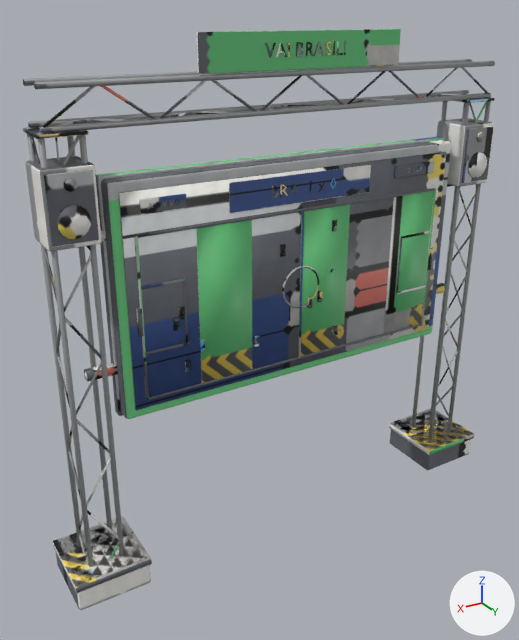
The FBX model unity/CheckoutSimulator/Assets/Resources/EventProps2/Jogo_BigScreen.fbx: old version first, new version second.
Both versions are drawn from a camera (50 mm lens) standing at (3.6, 5.42, 5.0) and looking at (0.3, -0.09, 2.24). The lights are fixed; the arrows at lower right show +X, +Y and +Z. The first picture is the older version. Where no turn or scale is listed for an object, it has been applied to the vertices. Vertices at exactly the same position are counted once.

Names of what the first picture shows: 'Jogo_BigScreen'.
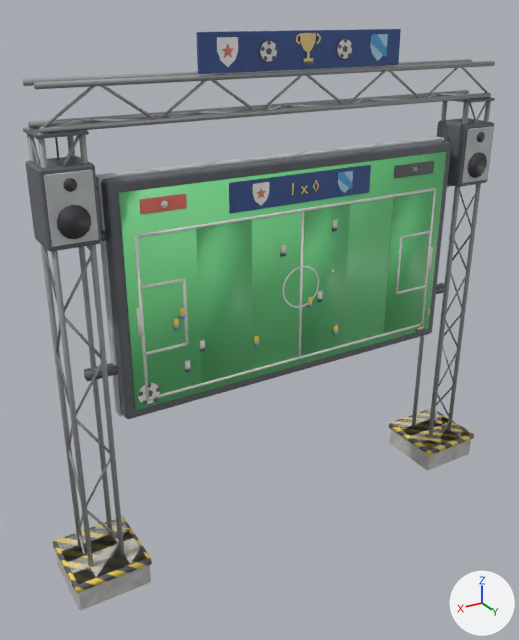
Changed parts and their boxes (x1, y1, x2, y2) in the pictures (519 x 640 px; the box of a moved part takes in the faces that stretch with it):
part 1 of me_cylinder_498, moved or reshaped: before (330, 178, 336, 189); after (313, 180, 319, 191)
part 2 of me_cylinder_498, moved or reshaped: before (318, 183, 325, 192); after (301, 185, 308, 194)
part 3 of me_cylinder_498, added: after (259, 40, 277, 62)
part 4 of me_cylinder_498, added: after (260, 41, 277, 62)
part 5 of me_cylinder_498, added: after (337, 39, 352, 59)
part 6 of me_cylinder_498, added: after (138, 383, 160, 404)
part 7 of me_cylinder_498, deleted: before (148, 41, 410, 209)
part 8 of me_cylinder_498, built on: before (162, 42, 325, 206); after (159, 33, 388, 208)
part 9 of me_cylinder_498, added: after (416, 309, 430, 332)
part 10 of me_cylinder_498, moved or reshaped: before (280, 183, 298, 197); after (253, 171, 353, 205)
part 11 of me_cylinder_498, surface changed: (23, 29, 495, 610) in both

The change, as a diff of the scene's bpy script:
```diff
--- a/unity/CheckoutSimulator/Assets/Resources/EventProps2/Jogo_BigScreen.fbx.py
+++ b/unity/CheckoutSimulator/Assets/Resources/EventProps2/Jogo_BigScreen.fbx.py
@@ me_cylinder_498 @@
 # used by ob_jogo_bigscreen; location = (0.0, 0.0, 0.0)
-me_cylinder_498.from_pydata(...)  # 2033 vertices, 1894 faces; spans x -2.46..2.46, y -0.36..0.36, z -0.01..4.85
+me_cylinder_498.from_pydata(...)  # 2615 vertices, 2560 faces; spans x -2.46..2.46, y -0.36..0.36, z -0.01..4.85
+# me_cylinder_498 part 1: the loose piece of 8 vertices spanning x -0.35..-0.28, y 0.2, z 3.5..3.61 is moved by (0.19, 0.0, 0.0)
+# me_cylinder_498 part 2: the loose piece of 12 vertices spanning x -0.23..-0.15, y 0.2, z 3.5..3.57 is moved by (0.19, 0.0, 0.0)
+# me_cylinder_498 part 3: a new loose piece, a 24-sided cylinder along y spanning x 0.295..0.465, y 0.188..0.192, z 4.615..4.785, in mat_jogo_bigscreen_mat (picture img_jogo_bigscreen_basecolor_png)
+# me_cylinder_498 part 4: a new loose piece, a 24-sided cylinder along y spanning x 0.3018..0.4582, y 0.192..0.196, z 4.6218..4.7782, in mat_jogo_bigscreen_mat (picture img_jogo_bigscreen_basecolor_png)
+# me_cylinder_498 part 5: a new loose piece, a 24-sided cylinder along y spanning x -0.4582..-0.3018, y 0.192..0.196, z 4.6218..4.7782, in mat_jogo_bigscreen_mat (picture img_jogo_bigscreen_basecolor_png)
+# me_cylinder_498 part 6: a new loose piece, a 24-sided cylinder along y spanning x 1.4788..1.6812, y 0.172..0.176, z 1.8188..2.0212, in mat_jogo_bigscreen_mat (picture img_jogo_bigscreen_basecolor_png)
+# me_cylinder_498 part 7: 17 loose pieces with 230 vertices, spanning x -1.4..1.49, y 0.19..0.2, z 3.5..4.76, are deleted
+# me_cylinder_498 part 8: 3 vertices moved within x -0.04..0.11, y 0.19, z 4.71..4.76; 120 vertices removed from x -0.17..1.36, y 0.19..0.2, z 3.56..4.76; 260 vertices added at x -0.84..1.8, y 0.14..0.21, z 3.55..4.83
+# me_cylinder_498 part 9: 184 vertices added at x -1.7..-1.46, y 0.17..0.19, z 1.8..2.04
+# me_cylinder_498 part 10: 26 vertices removed from x 0.06..0.25, y 0.2, z 3.5..3.61; 32 vertices added at x -0.53..0.53, y 0.2, z 3.45..3.65
+# me_cylinder_498 part 11: 1344 kept faces spanning x -2.46..2.46, y -0.36..0.36, z -0.01..4.85 get new texture (UV) coordinates
+# other edits to the shape of me_cylinder_498 do not show in these pictures
 me_cylinder_498.materials.append(mat_jogo_bigscreen_mat)
```
